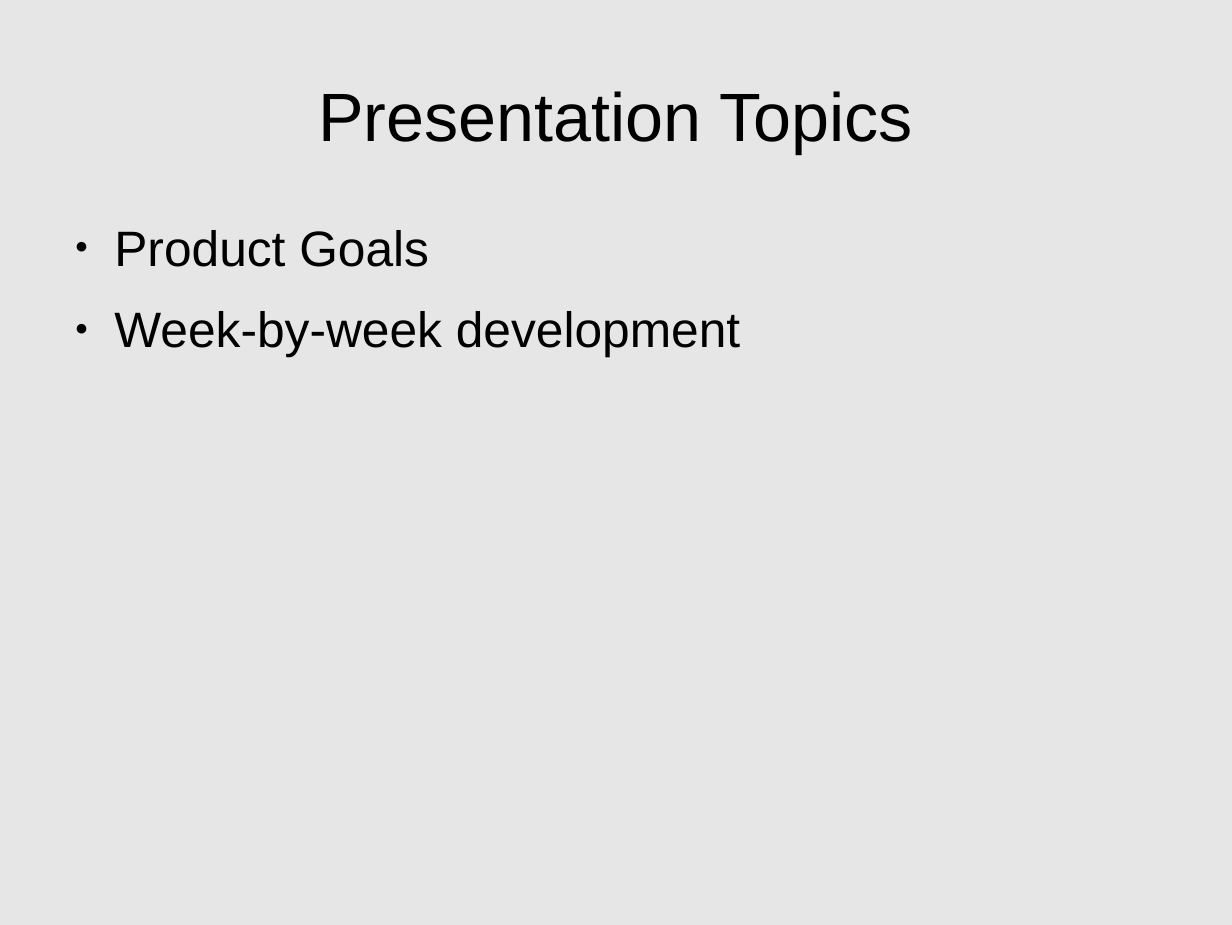
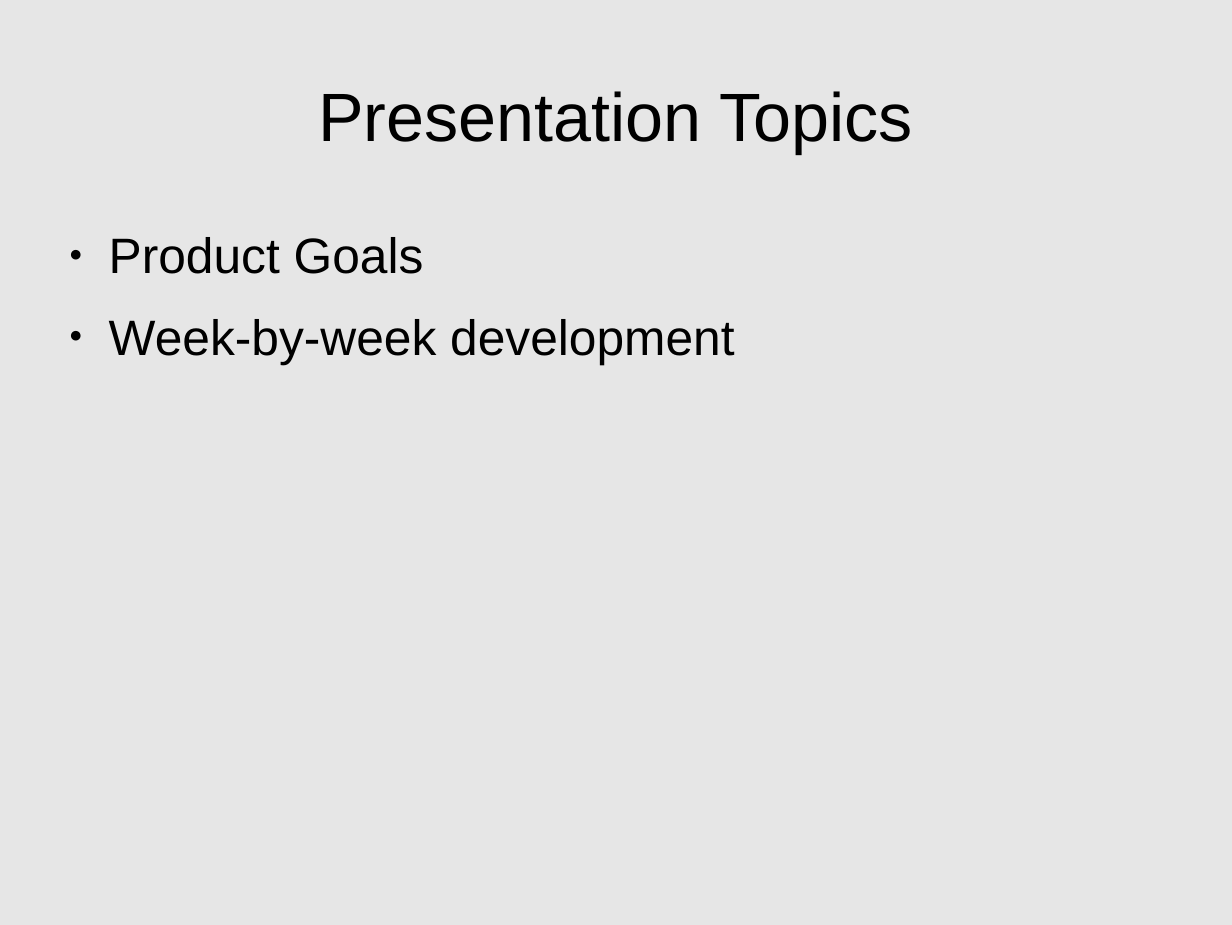
Before and after one commit to fsuarez2005/cosc481-frank-placemap, a slide deck: slide 2 of doc/presentation.odp. Drawn at 1232x925 pixels with LibreOffice and Linux fonts; fonts in the diff are those of the drawing. Boxes give left, top, right and bottom in pixels: in the first picture for what was removed or moved away, otherwise in the second. Text is boxed around its words. In the diff, an @@ line names an element or a change of style, - is before the commit and + after.

```diff
--- a/doc/presentation.odp
+++ b/doc/presentation.odp
@@ text "Product Goals" moved from (x1=114, y1=230, x2=740, y2=357) to (x1=109, y1=237, x2=734, y2=364) @@
```
Also in this commit, not shown: 4 other slides changed, 1 slide removed.
